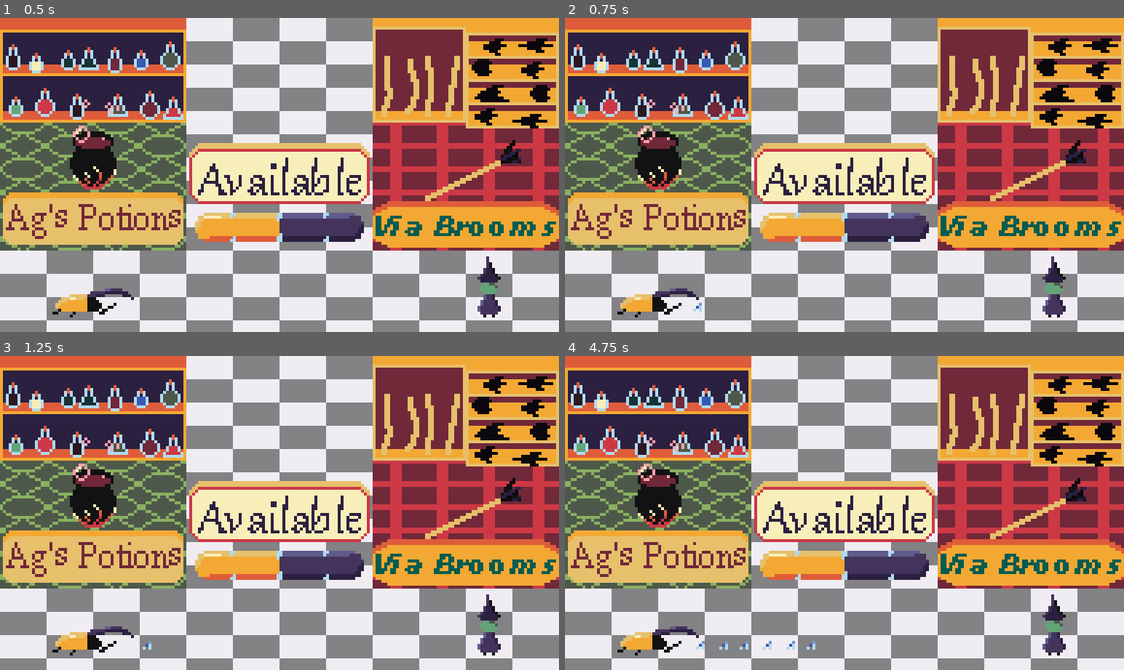
Above: before the commit, frames 1-4 (two rows, left to right).
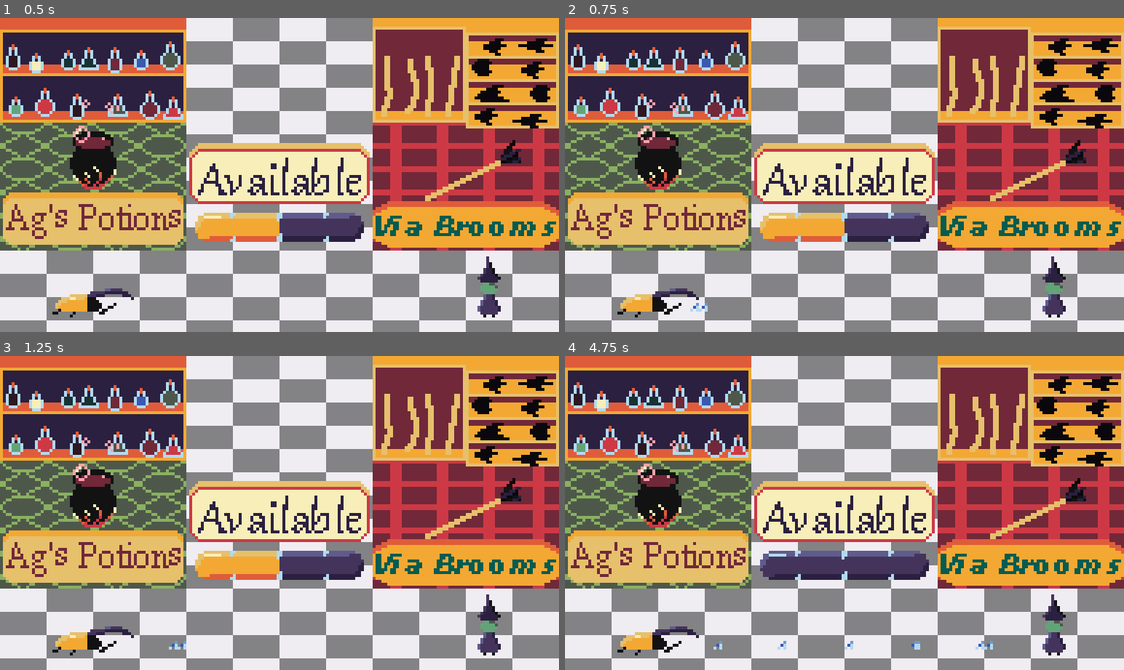
Above: after the commit, the same moments.

Repository: ololili/MusicGame
Game: Godot game, scene res://Code/Main/main.tscn
Same seed, same stepped clock (60 frames per second), same inputs: the game is played once before the commit and once after it.
Inputs:
- Up to frame 1 (0.5 s): no input
- Up to frame 2 (0.75 s): tap Enter at 0.5 s; tap Space (button) at 0.6 s
- Up to frame 3 (1.25 s): no input
- Up to frame 4 (4.75 s): tap Space (button) at 1.25, 1.35, 2.1, 2.85, 3.6, 4.35 s

Frame 1 is identical in both runs. In frame 2, less than 0.1% of the frame differs, in the area x 22-26%, y 90-94%; in frame 3, less than 0.1%; in frame 4, 1.6%, in the area x 23-77%, y 62-94%.
Error in both runs: Out of bounds get index '-9223372036854775808' (on base: 'Dictionary') (res://Code/Main/Scripts/power_script.gd:31)

Commit message:
Modified the attacks of the witch to be semi random.

Diff:
--- a/src/Code/Animation/Actors/Scripts/beetle.gd
+++ b/src/Code/Animation/Actors/Scripts/beetle.gd
@@ -2,12 +2,13 @@
 
 
 @export var power: Power = null
-@export var attack_cooldown: float = 0.5
+@export var cooldown_fraction: float = 0.5
 
 var shield: PackedScene = preload("res://Code/Animation/Actors/shield.tscn")
 var projectile: PackedScene = preload("res://Code/Animation/Actors/my_projectile.tscn")
 var current_shield: Node2D
 var cooldown: float = 0.0
+var max_cooldown: float = 0.0
 
 
 func _ready():
@@ -32,7 +33,7 @@
 	node.start(power.fraction)
 
 	power.set_fraction(0.0)
-	cooldown = attack_cooldown
+	cooldown = max_cooldown
 
 
 func add_power(power_change: float):
@@ -49,6 +50,8 @@
 	var animations: MyAnimationPlayer = $MyAnimationPlayer
 	animations.play(power.get_level_name() + "_pow")
 
+func set_max_cooldown():
+	max_cooldown = cooldown_fraction * Globals.max_time_to_beat
 
 func _on_globals_has_beaten():
 	play_animation()
--- a/src/Code/Animation/Actors/Scripts/enemy_projectile.gd
+++ b/src/Code/Animation/Actors/Scripts/enemy_projectile.gd
@@ -2,8 +2,9 @@
 
 
 @export var power: Power = null
-@export var speed: float = 10
+var speed: float = 0
 var is_moving: bool = false
+var beetle = null
 
 # It is created on a beat and starts to play startup animation right away
 # After the second beat, when the startup is finished playing, it should start moving
@@ -11,9 +12,14 @@
 # If it hits the shield it should decrease in power
 # and the beetle should gain power accordingly
 
+# The projectile should reach the location of the shield in exactly two beats after it starts moving
+# Meaning speed should be: distance / (max_time_to_beat * 2)
+
 func _ready():
 	$MyAnimationPlayer.play("startup")
 	Globals.has_beaten.connect(_on_globals_has_beaten)
+	beetle = get_parent().get_node("Beetle")
+	set_speed()
 
 func _process(delta):
 	if is_moving:
@@ -29,6 +35,10 @@
 func play_animation():
 	$MyAnimationPlayer.play(power.get_level_name() + "_pow")
 
+func set_speed():
+	var destination = beetle.get_node("ShieldPosition").global_position
+	var distance = global_position.distance_to(destination)
+	speed = distance / (Globals.max_time_to_beat * 2)
 
 func _on_area_entered(area):
 	if area.name == "Beetle":
@@ -36,7 +46,7 @@
 		queue_free()
 	else:
 		power.change_fraction(-1 * area.power.fraction)
-		get_parent().get_node("Beetle").add_power(area.power.fraction)
+		beetle.add_power(area.power.fraction)
 		if power.level == 0:
 			queue_free()
 		else:
--- a/src/Code/Animation/Actors/Scripts/witch.gd
+++ b/src/Code/Animation/Actors/Scripts/witch.gd
@@ -1,18 +1,31 @@
 extends Area2D
 
+@export var buildup: float = 0.1
+@export var buildup_buildup: float = 0.01
+var attack_chance: float = 0.0
 
 var projectile: PackedScene = preload("res://Code/Animation/Actors/enemy_projectile.tscn")
 var is_cooling_down: bool = false
 
 
 func _ready():
-	Globals.has_beaten.connect(attack)
+	Globals.has_beaten.connect(_on_globals_has_beaten)
+	seed(123)
+
+func _on_globals_has_beaten():
+	buildup += buildup_buildup
+	if not is_cooling_down:
+		attack_chance += buildup
+	else:
+		is_cooling_down = false
+	var ran = randf()
+	print(str(attack_chance) + " " + str(ran))
+	if attack_chance > ran:
+		attack()
+		attack_chance = 0
+		is_cooling_down = true
 
 func attack():
-	if not is_cooling_down:
-		var node: Node2D = projectile.instantiate()
-		add_sibling(node)
-		node.global_position = $SpawnPosition.global_position
-		is_cooling_down = true
-	else:
-		is_cooling_down = false
+	var node: Node2D = projectile.instantiate()
+	add_sibling(node)
+	node.global_position = $SpawnPosition.global_position
--- a/src/Code/Animation/Actors/enemy_projectile.tscn
+++ b/src/Code/Animation/Actors/enemy_projectile.tscn
@@ -134,7 +134,6 @@
 collision_mask = 5
 script = ExtResource("1_6ewe7")
 power = SubResource("Resource_rcey7")
-speed = 50.0
 
 [node name="CollisionShape2D" type="CollisionShape2D" parent="."]
 shape = SubResource("RectangleShape2D_uqt57")
--- a/src/Code/Animation/Actors/my_projectile.tscn
+++ b/src/Code/Animation/Actors/my_projectile.tscn
@@ -127,6 +127,7 @@
 collision_mask = 2
 script = ExtResource("1_gnb64")
 power = SubResource("Resource_ho2ow")
+speed = 30.0
 
 [node name="CollisionShape2D" type="CollisionShape2D" parent="."]
 position = Vector2(0.5, 0.5)
@@ -137,6 +138,7 @@
 "": SubResource("AnimationLibrary_b10ps")
 }
 script = ExtResource("1_eambf")
+has_one_animation = false
 
 [node name="Sprite2D" type="Sprite2D" parent="."]
 position = Vector2(0, -1)
--- a/src/Code/Animation/Actors/shield.tscn
+++ b/src/Code/Animation/Actors/shield.tscn
@@ -10,7 +10,7 @@
 script = ExtResource("2_51ryg")
 
 [sub_resource type="RectangleShape2D" id="RectangleShape2D_7xkjm"]
-size = Vector2(21, 27)
+size = Vector2(6, 27)
 
 [sub_resource type="Animation" id="Animation_t3x0u"]
 length = 0.001
@@ -125,7 +125,7 @@
 ease_of_succes = 0.5
 
 [node name="CollisionShape2D" type="CollisionShape2D" parent="."]
-position = Vector2(0.5, 2.5)
+position = Vector2(8, 2.5)
 shape = SubResource("RectangleShape2D_7xkjm")
 
 [node name="Sprite2D" type="Sprite2D" parent="."]
